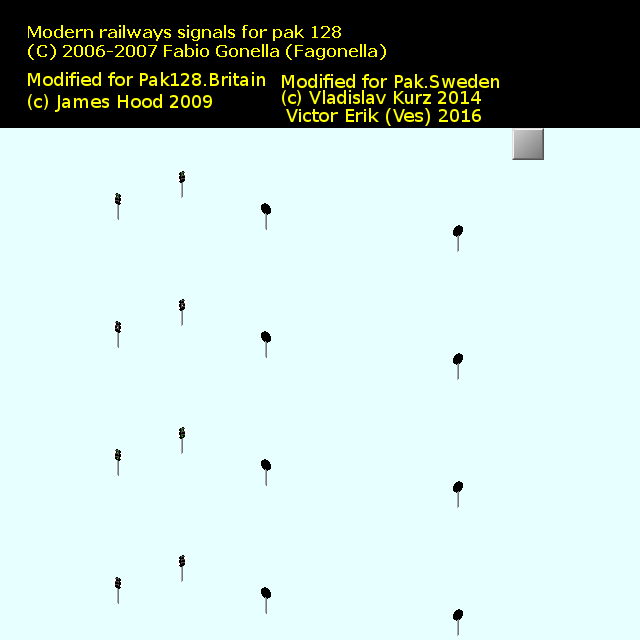
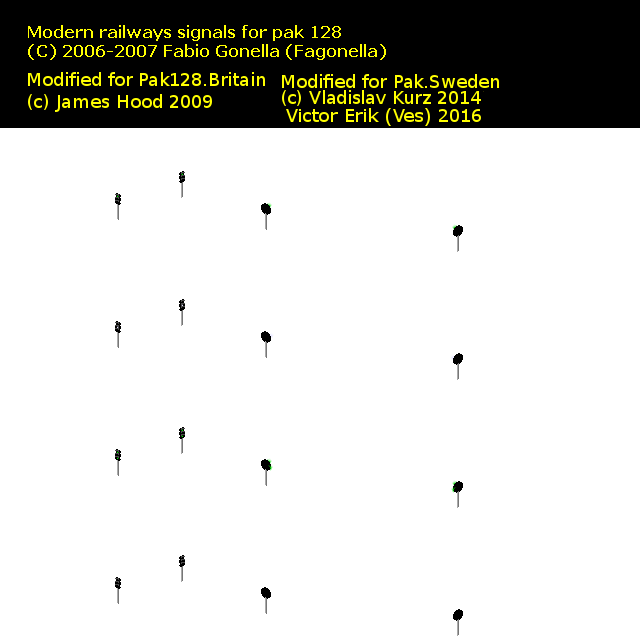
Layers edited between the first and the second 640×640 image:
added layer "Flare" above "signals_1.png" over box(267, 202, 457, 493)
hid "Bakgrund" over box(0, 128, 640, 640)
